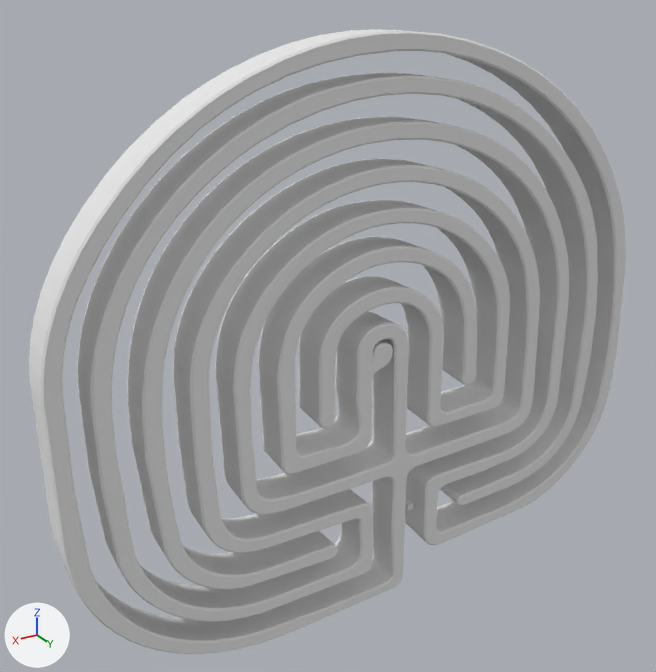
The OBJ model Modelos/laberinto/Laberinto.obj, before and after one commit.
Camera for both pictures: a 50 mm lens placed at (138.2, 177.5, 171.6), pointed at (23.0, -14.4, 75.7). Arrows for +X, +Y and +Z are at lower left; the lights stay in place. Where no turn or scale is listed for an object, it has been applied to the vertices.

The older version as bpy lines, for what is in view:
```python
mat_mat_3_002 = principled_material('Mat_3.002')
mat_mat_3_002.base_color = (0.8, 0.8, 0.8)  # white #e7e7e7
mat_mat_3_002.roughness = 1.0
me_cretas_maze = bpy.data.meshes.new('Cretas_Maze')
me_cretas_maze.from_pydata(...)  # 11079 vertices, 11321 faces; spans x -76.0..102.0, y -13.0..-1.0, z -6.0..154.0
me_cretas_maze.materials.append(mat_mat_3_002)  # white #e7e7e7
me_cube_001 = bpy.data.meshes.new('Cube.001')
me_cube_001.from_pydata([(-0.97, -5.32, 19.9), (-0.97, -7.32, 19.9), (-0.97, -5.32, 17.9), (-0.97, -7.32, 17.9), (1.03, -5.32, 19.9), (1.03, -7.32, 19.9), (1.03, -5.32, 17.9), (1.03, -7.32, 17.9)], [], [(0, 4, 6, 2), (5, 1, 3, 7), (3, 2, 6, 7), (5, 4, 0, 1), (7, 6, 4, 5), (1, 0, 2, 3)])
for i in [2, 3]: me_cube_001.polygons[i].material_index = 1
for i in [4, 5]: me_cube_001.polygons[i].material_index = 2
me_cube_001.materials.append(mat_material_003)  # white #e7e7e7
me_cube_001.materials.append(mat_material_004)  # white #e7e7e7
me_cube_001.materials.append(mat_material_005)  # white #e7e7e7
ob_cretas_maze = bpy.data.objects.new('Cretas_Maze', me_cretas_maze)
ob_cretas_maze.location = (0.0, 0.0, 0.0)
ob_cube_001 = bpy.data.objects.new('Cube.001', me_cube_001)
ob_cube_001.location = (0.0, 0.0, 0.0)
```
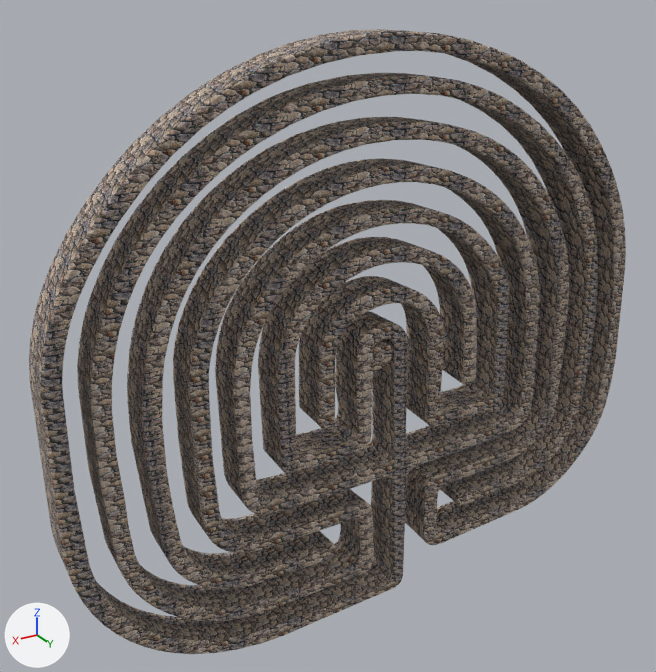
The newer file is also turned or shifted as a whole; pictures and numbers use the older file's frame.

Edits to the bpy script that builds the scene:
```text
Add img_texture_jpg:
    img_texture_jpg = load_image('texture.jpg', 'texture.jpg', 1732, 1154, 'sRGB')
Change mat_mat_3_002:
    remove mat_mat_3_002.base_color = (0.8, 0.8, 0.8)  # white #e7e7e7
    add mat_mat_3_002.texture = img_texture_jpg
Change me_cretas_maze:
    where me_cretas_maze.from_pydata(...)  # 11079 vertices, 11321 faces; spans x -76.0..102.0, y -13.0..-1.0, z -6.0..154.0
    used by ob_cretas_maze; location = (0.0, 0.0, 0.0)
    me_cretas_maze part 1: 157 vertices moved within x -40.0..52.0, y -13.0..-1.0, z -5.0..81.0
    me_cretas_maze part 2: 10100 kept faces spanning x -76.0..102.0, y -13.0..-1.0, z -6.0..154.0 get new texture (UV) coordinates
Remove ob_cube_001:
    ob_cube_001 = bpy.data.objects.new('Cube.001', me_cube_001)
    ob_cube_001.location = (0.0, 0.0, 0.0)
```

Changed parts and their boxes (x1, y1, x2, y2) in the pictures (656 x 672 px; the box of a moved part takes in the faces that stretch with it):
'Cretas_Maze', surface changed: (29, 29, 626, 654) in both
'Cube.001', deleted: before (405, 500, 413, 511)
part 1 of me_cretas_maze, moved or reshaped: (256, 329, 469, 561) in both
part 2 of me_cretas_maze, surface changed: (29, 29, 626, 654) in both
